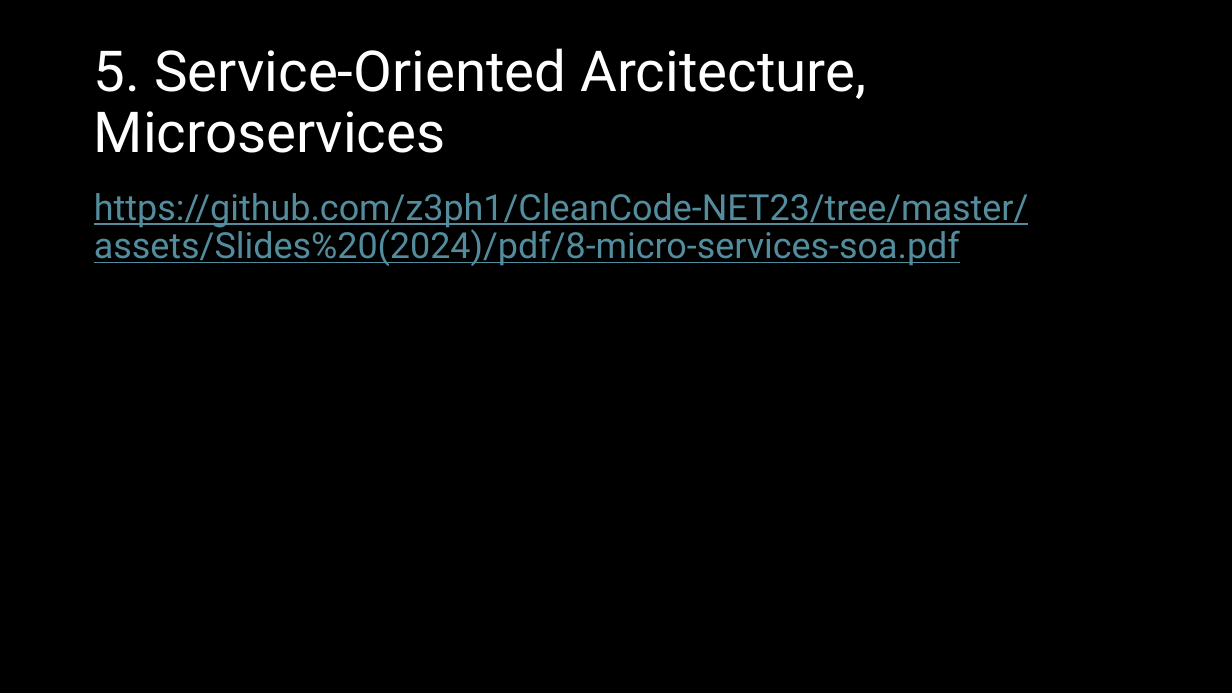
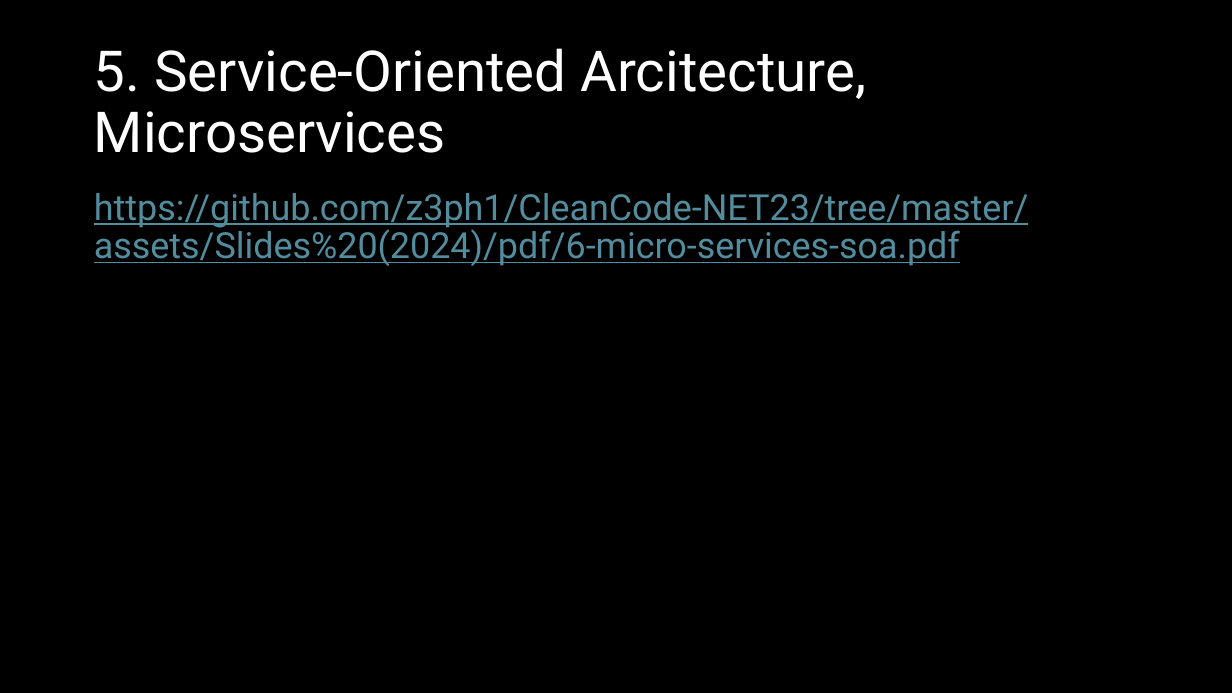
Before and after one commit to z3ph1/CleanCode-NET23, a slide deck: slide 10 of assets/Slides (2024)/pptx/1-clean-code.pptx. Drawn at 1232x693 pixels with LibreOffice and Linux fonts; fonts in the diff are those of the drawing. Boxes give left, top, right and bottom in pixels: in the first picture for what was removed or moved away, otherwise in the second. Text is boxed around its words. In the diff, an @@ line names an element or a change of style, - is before the commit and + after.

```diff
--- a/assets/Slides (2024)/pptx/1-clean-code.pptx
+++ b/assets/Slides (2024)/pptx/1-clean-code.pptx
@@ text at bbox=[94, 193, 1028, 266]: text changed @@
-https://github.com/z3ph1/CleanCode-NET23/tree/master/assets/Slides%20(2024)/pdf/8-micro-services-soa.pdf
+https://github.com/z3ph1/CleanCode-NET23/tree/master/assets/Slides%20(2024)/pdf/6-micro-services-soa.pdf
```
Also in this commit, not shown: 4 other slides changed, 1 other file.
